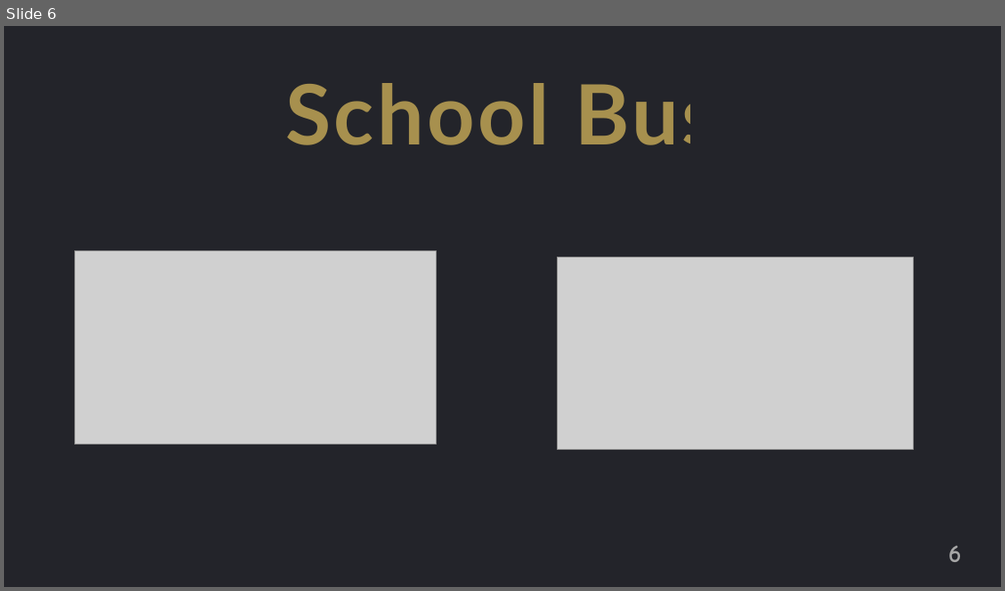
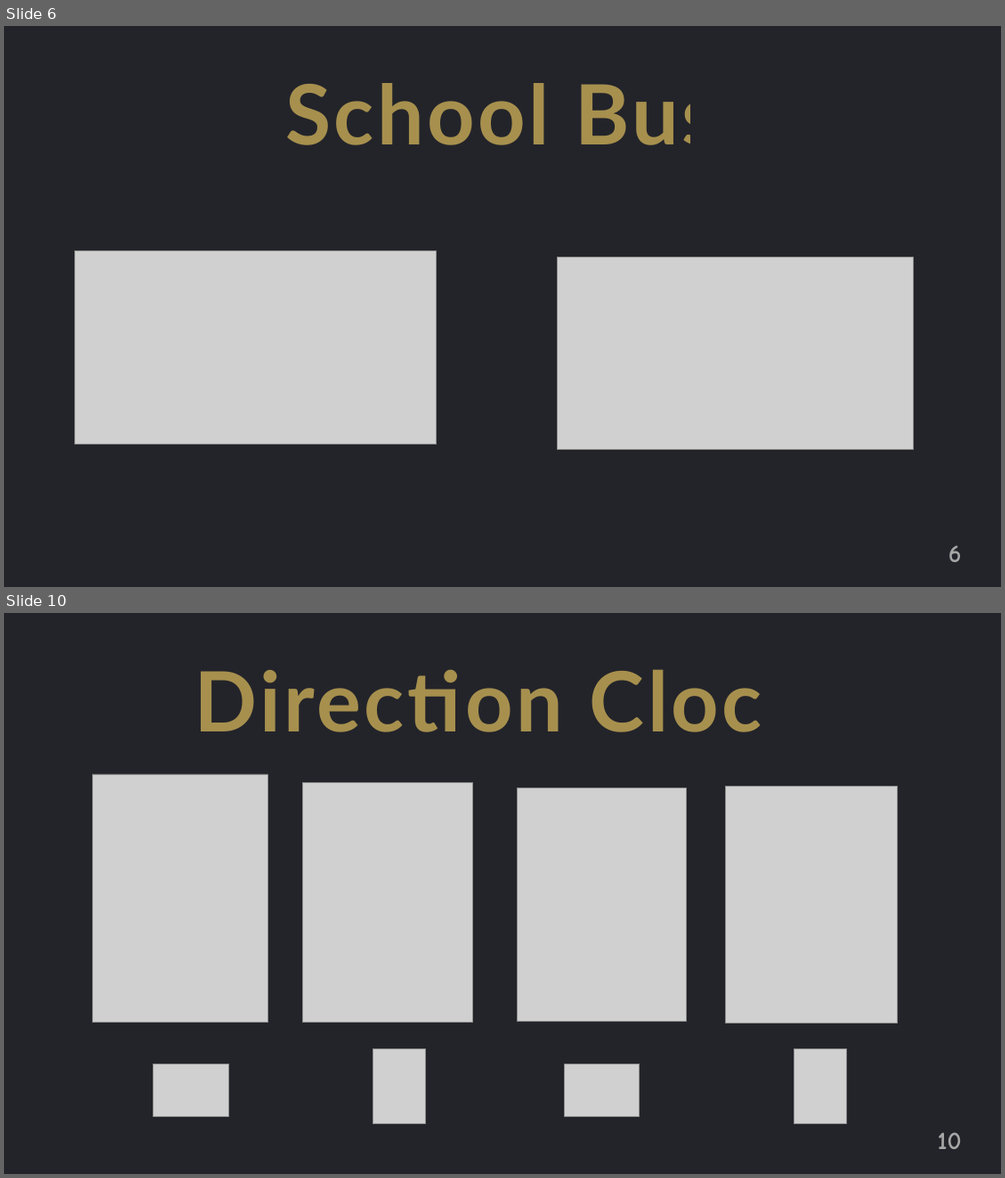
Before and after one commit to jguo108/My-Programming-Courses, a slide deck: Scratch for Newbies/Level1/Lesson 3 - Catch the School Bus/Notes/Notes.pptx. Shown one above the other, each under a label of ours: slide 6 before the commit, slides 6 and 10 after it; the slides between them are not shown. The pictures are 1005x591 and 1005x1178 pixels, drawn with LibreOffice and Linux fonts; fonts in the diff are those of the drawing; grey boxes stand for pictures. Boxes give left, top, right and bottom in pixels: in the first picture for what was removed or moved away, otherwise in the second. Text is boxed around its words. In the diff, an @@ line names an element or a change of style, - is before the commit and + after.

```diff
--- a/Scratch for Newbies/Level1/Lesson 3 - Catch the School Bus/Notes/Notes.pptx
+++ b/Scratch for Newbies/Level1/Lesson 3 - Catch the School Bus/Notes/Notes.pptx
@@ slide 10 added at (4,613,1001,1174), background #FFFFFF @@
@@ rectangle added at (4,613,1001,1174), fill #23242A @@
@@ text added at (194,669,809,732), 80 pt, text #FFD966 at 60% opacity, bold @@
+Direction Clock
@@ picture added at (92,774,267,1022) @@
@@ picture added at (303,783,474,1022) @@
@@ picture added at (517,788,687,1021) @@
@@ picture added at (726,787,898,1022) @@
@@ picture added at (154,1064,229,1116) @@
@@ picture added at (373,1048,425,1124) @@
@@ picture added at (564,1064,639,1116) @@
@@ picture added at (794,1048,846,1124) @@
@@ page number added at (938,1132,962,1149), 24 pt, text #A6A6A6, bold @@
+10
```
Also in this commit, not shown: 4 slides changed, 6 other slides added, 16 other files.
